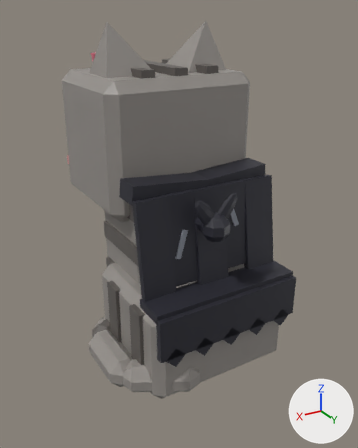
Before and after pictures for a commit that changed the FBX model assets/cat-cafe/exports/CatCafe_Cat_Binbag_Sit.fbx.
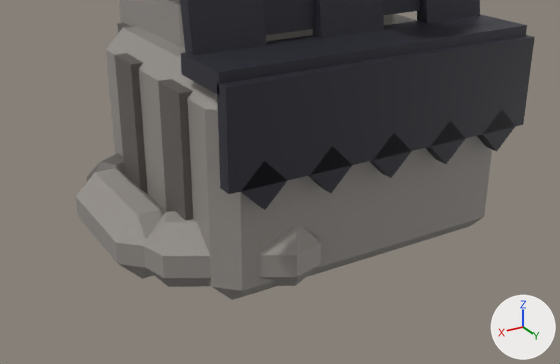
There are two pictures of each version: one whole from a 50 mm lens placed at (0.01358, 0.02296, 0.01899), pointed at (0.00064, 0.0014, 0.00821), one close up from a 50 mm lens placed at (0.01089, 0.01883, 0.00978), pointed at (0.00168, 0.00347, 0.0021). The lights are fixed; the arrows at lower right show +X, +Y and +Z. The last two pictures show the newer version. Where no turn or scale is listed for an object, it has been applied to the vertices.

Before the edit, the objects in view are built like this:
```python
me_catcafe_cat_binbag_sit_body = bpy.data.meshes.new('CatCafe_Cat_Binbag_Sit_Body')
me_catcafe_cat_binbag_sit_body.from_pydata(...)  # 128 vertices, 124 faces; spans x -0.00465..0.00465, y -0.00356..0.00527, z 0.0..0.01045
me_catcafe_cat_binbag_sit_body.materials.append(mat_catcafe_palette)
me_catcafe_cat_binbag_sit_prop = bpy.data.meshes.new('CatCafe_Cat_Binbag_Sit_Prop')
me_catcafe_cat_binbag_sit_prop.from_pydata(...)  # 246 vertices, 226 faces; spans x -0.00427..0.00428, y 0.00128..0.00575, z 0.00266..0.0114
me_catcafe_cat_binbag_sit_prop.materials.append(mat_catcafe_palette)
me_catcafe_cat_binbag_sit_tail = bpy.data.meshes.new('CatCafe_Cat_Binbag_Sit_Tail')
me_catcafe_cat_binbag_sit_tail.from_pydata(...)  # 72 vertices, 78 faces; spans x -0.00039..0.00398, y -0.00782..0.0006, z -0.00086..0.00085
me_catcafe_cat_binbag_sit_tail.materials.append(mat_catcafe_palette)
ob_catcafe_cat_binbag_sit_body = bpy.data.objects.new('CatCafe_Cat_Binbag_Sit_Body', me_catcafe_cat_binbag_sit_body)
ob_catcafe_cat_binbag_sit_body.location = (0.0, 0.0, 0.0)
ob_catcafe_cat_binbag_sit_prop = bpy.data.objects.new('CatCafe_Cat_Binbag_Sit_Prop', me_catcafe_cat_binbag_sit_prop)
ob_catcafe_cat_binbag_sit_prop.location = (0.0, 0.0, 0.0)
ob_catcafe_cat_binbag_sit_tail = bpy.data.objects.new('CatCafe_Cat_Binbag_Sit_Tail', me_catcafe_cat_binbag_sit_tail)
ob_catcafe_cat_binbag_sit_tail.location = (0.0019, 0.00513, 0.00105)
```
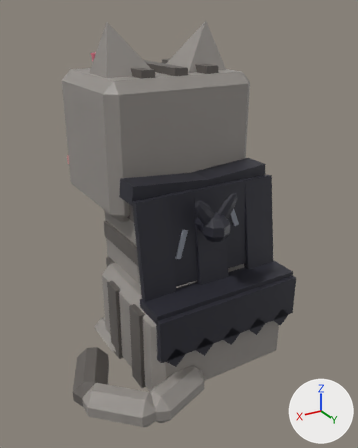
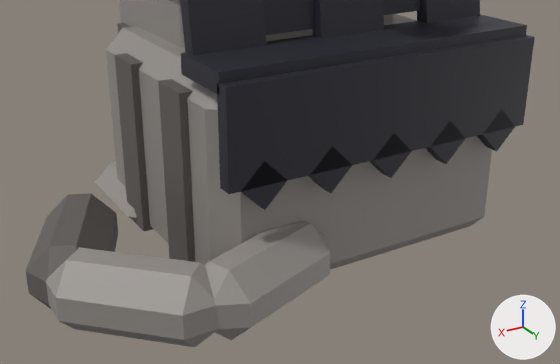
The edits, one by one:
me_catcafe_cat_binbag_sit_tail is used by ob_catcafe_cat_binbag_sit_tail; location (0.0019, 0.00513, 0.00105).
me_catcafe_cat_binbag_sit_tail had 72 vertices, 78 faces and spanned x -0.00039..0.00398, y -0.00782..0.0006, z -0.00086..0.00085.
me_catcafe_cat_binbag_sit_tail now has 72 vertices, 78 faces and spans x -0.00037..0.00613, y -0.00461..0.00184, z -0.00086..0.00085.
me_catcafe_cat_binbag_sit_tail part 1: 72 of 72 vertices moved; they spanned x -0.00039..0.00398, y -0.00782..0.0006, z -0.00086..0.00085 and now span x -0.00037..0.00613, y -0.00461..0.00184, z -0.00086..0.00085; mean shift (0.00146, 0.00288, 0.0).

What differs and where, as boxes [x1, y1, x2, y2] in the close-ups (560 x 364 px):
'CatCafe_Cat_Binbag_Sit_Tail', reshaped: before [76, 153, 321, 287]; after [26, 193, 330, 347]
